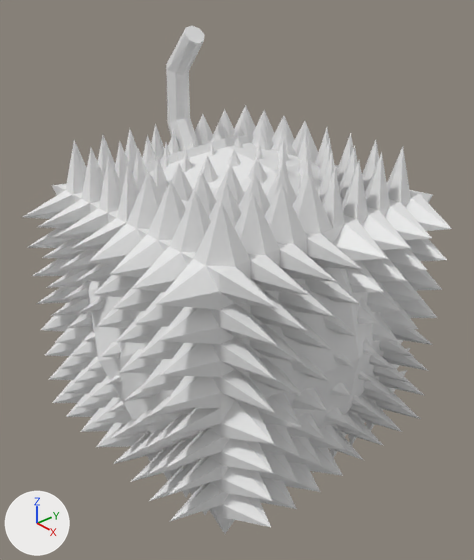
A saved change to the Blender file src/modeling_src.blend.
The view is the same before and after, from a camera (50 mm lens) standing at (1.382, -1.199, 1.039) and looking at (0.022, -0.016, 0.095). The axes (+X, +Y, +Z) are drawn at lower left. The lights are the same throughout. The same objects are shown in both versions, whatever each file hides.

Names of what the first picture shows: 'Bomb', 'Spikey Cube'.
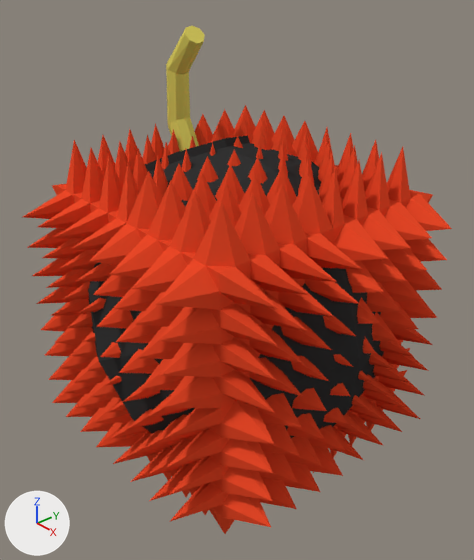
Where the change shows, as pixel boxes (x1, y1, x2, y2) in the pictures (474 x 560 px):
'Spikey Cube', recoloured (grey to red)
    both: (23, 105, 452, 534)
part 1 of me_sphere_001, recoloured (grey to black)
    both: (88, 135, 384, 447)
part 2 of me_sphere_001, recoloured (grey to yellow)
    both: (166, 26, 205, 151)

What changed in the scene script:
```text
Add mat_material_006:
    mat_material_006 = diffuse_material('Material.006')
    mat_material_006.base_color = (0.8, 0.066, 0.0213)  # red #e74928
Add mat_grey:
    mat_grey = diffuse_material('Grey')
    mat_grey.base_color = (0.0331, 0.0331, 0.0331)  # black #333333
Add mat_material_001:
    mat_material_001 = diffuse_material('Material.001')
    mat_material_001.base_color = (0.711, 0.619, 0.117)  # yellow #dbce60
Change me_sphere_001:
    where me_sphere_001.from_pydata(...)  # 97 vertices, 97 faces; spans x -1.0..1.0, y -1.0..1.0, z -1.0..1.62
    used by ob_bomb; location = (0.0, 0.0, 0.0); scale = (0.5, 0.5, 0.5)
    me_sphere_001 part 1: 72 of the faces centred in x -0.87..0.87, y -0.82..0.82, z -0.94..0.99 switch from no material to mat_grey (black #333333)
    me_sphere_001 part 2: all 25 faces centred in x -0.59..-0.35, y -0.06..0.06, z 0.93..1.58 switch from no material to mat_material_001 (yellow #dbce60)
Change me_cube_002:
    where me_cube_002.from_pydata(...)  # 217 vertices, 192 faces; spans x 0.0..1.381, y -1.381..0.0, z 0.0..1.381
    add me_cube_002.materials.append(mat_material_006)  # red #e74928
```
